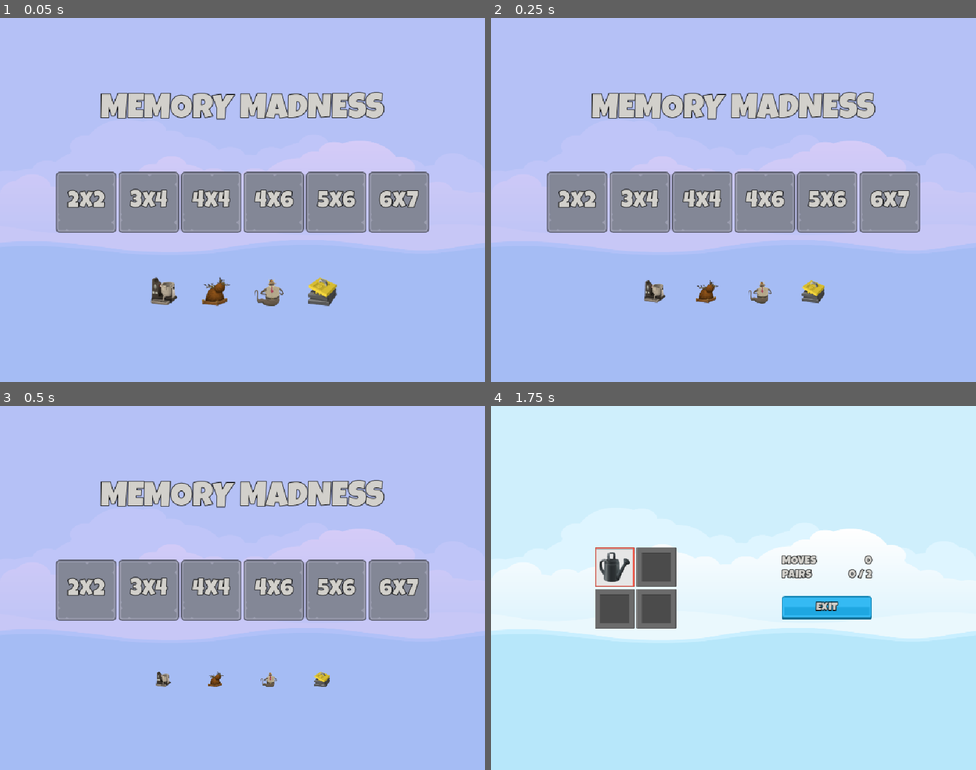
Above: before the commit, frames 1-4 (two rows, left to right).
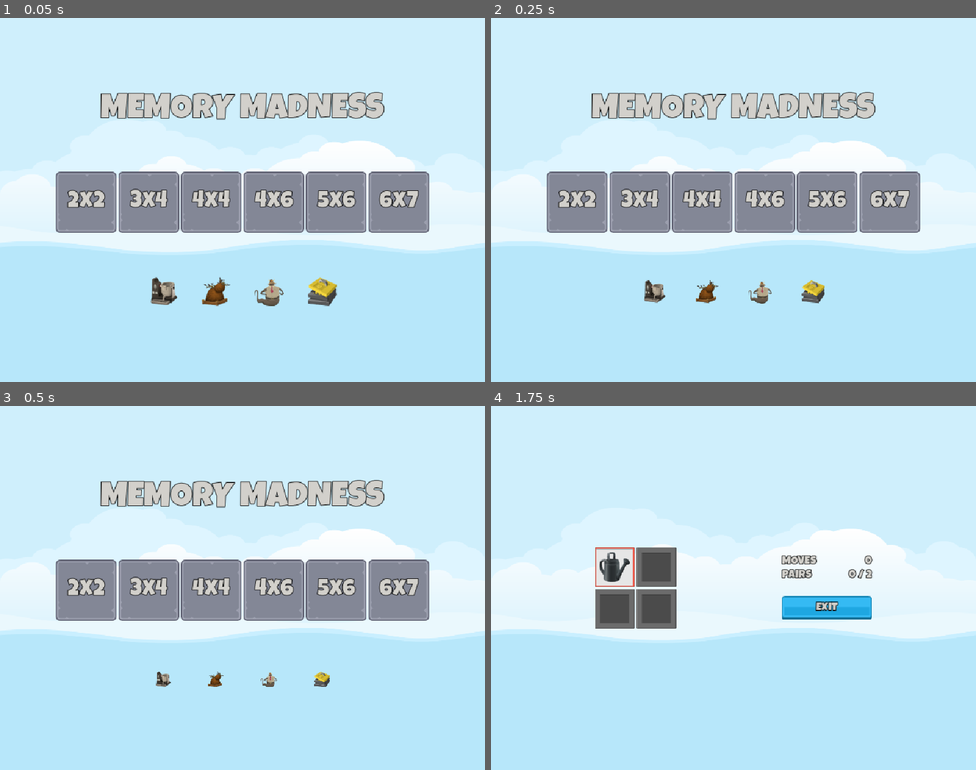
Above: after the commit, the same moments.

Repository: LHO-Developments/Godot-Projects
Game: Godot game, scene res://Scenes/Master/Master.tscn
The game is run twice, just before and just after one commit, with the same random seed, the same clock (stepped at 60 frames per second) and the same inputs.
Inputs (mouse positions are in pixels of both pictures, inside the frame that each line leads up to):
- Up to frame 1 (0.05 s): no input
- Up to frame 2 (0.25 s): no input
- Up to frame 3 (0.5 s): no input
- Up to frame 4 (1.75 s): click "2x2" at 0.5 s; click (612, 566) at 1.25 s

The runs differ from the first frame. In frame 1, 83% of the frame differs, in the area x 0-100%, y 0-100%; in frame 2, 83%; in frame 3, 84%; in frame 4, nothing differs.

Commit message:
Add sound to game

Diff:
--- a/Memory Madness/memory-madness/Scenes/Main/Main.tscn
+++ b/Memory Madness/memory-madness/Scenes/Main/Main.tscn
@@ -47,6 +47,7 @@
 grow_vertical = 2
 
 [node name="ColorRect" type="ColorRect" parent="." unique_id=683908365]
+visible = false
 layout_mode = 1
 anchors_preset = 15
 anchor_right = 1.0
--- a/Memory Madness/memory-madness/Scenes/Master/Master.tscn
+++ b/Memory Madness/memory-madness/Scenes/Master/Master.tscn
@@ -4,6 +4,7 @@
 [ext_resource type="Texture2D" uid="uid://dhg5hikctmh0" path="res://Assets/images/backgroundEmpty.png" id="1_h6g34"]
 [ext_resource type="PackedScene" uid="uid://c4fyfnu4l4ki7" path="res://Scenes/Main/Main.tscn" id="2_o4rt4"]
 [ext_resource type="PackedScene" uid="uid://5rq82ik7i04h" path="res://Scenes/Game/Game.tscn" id="3_7tgqy"]
+[ext_resource type="PackedScene" uid="uid://imax01utga4i" path="res://Scenes/SoundController/SoundController.tscn" id="5_qemos"]
 
 [node name="Master" type="Control" unique_id=687834031]
 layout_mode = 3
@@ -30,3 +31,5 @@
 [node name="Game" parent="." unique_id=1934863686 instance=ExtResource("3_7tgqy")]
 visible = false
 layout_mode = 1
+
+[node name="SoundController" parent="." unique_id=2017003358 instance=ExtResource("5_qemos")]
--- a/Memory Madness/memory-madness/Scenes/Scorer/Scorer.gd
+++ b/Memory Madness/memory-madness/Scenes/Scorer/Scorer.gd
@@ -7,6 +7,7 @@
 var _pairs_made: int = 0;
 var _target_pairs: int = 99;
 var _moves_made: int = 0;
+@onready var pair_sound: AudioStreamPlayer = $PairSound
 
 # Called when the node enters the scene tree for the first time.
 func _ready() -> void:
@@ -33,6 +34,7 @@
 		_selected_tiles[0].kill_on_pair();
 		_selected_tiles[1].kill_on_pair();
 		_pairs_made += 1;
+		pair_sound.play()
 
 
 func check_game_over() -> void:
--- a/Memory Madness/memory-madness/Scenes/Scorer/Scorer.tscn
+++ b/Memory Madness/memory-madness/Scenes/Scorer/Scorer.tscn
@@ -1,6 +1,7 @@
 [gd_scene format=3 uid="uid://bg7l7h8e24g3n"]
 
 [ext_resource type="Script" uid="uid://bfmqjidq13mx2" path="res://Scenes/Scorer/Scorer.gd" id="1_pmgxc"]
+[ext_resource type="AudioStream" uid="uid://c7f61jd06ha5c" path="res://Assets/sounds/sfx_sounds_fanfare3.wav" id="2_0k60u"]
 
 [node name="Scorer" type="Node" unique_id=1069322945]
 script = ExtResource("1_pmgxc")
@@ -8,4 +9,7 @@
 [node name="RevealTimer" type="Timer" parent="." unique_id=558045055]
 wait_time = 2.0
 
+[node name="PairSound" type="AudioStreamPlayer" parent="." unique_id=1034485679]
+stream = ExtResource("2_0k60u")
+
 [connection signal="timeout" from="RevealTimer" to="." method="_on_reveal_timer_timeout"]
--- /dev/null
+++ b/Memory Madness/memory-madness/Scenes/SoundController/SoundController.gd
@@ -0,0 +1,39 @@
+extends Node
+
+@export var main_menu_music: AudioStream;
+@export var game_music: AudioStream;
+@export var click_music: AudioStream;
+@export var title_music: AudioStream;
+@export var game_over_music: AudioStream;
+
+@onready var music: AudioStreamPlayer = $Music
+@onready var effects: AudioStreamPlayer = $Effects
+
+# Called when the node enters the scene tree for the first time.
+func _ready() -> void:
+	SignalHub.on_level_selected.connect(on_level_selected);
+	SignalHub.on_tile_selected.connect(on_title_selected);
+	SignalHub.on_game_over.connect(on_game_over);
+	SignalHub.on_game_exit_pressed.connect(on_game_exit_pressed);
+	on_game_exit_pressed()
+
+func play_music(stream: AudioStream) -> void:
+	music.stream = stream;
+	music.play();
+
+func play_effect(stream: AudioStream) -> void:
+	effects.stream = stream;
+	effects.play();
+
+func on_level_selected(_level: LevelSetting) -> void:
+	play_music(game_music);
+	play_effect(click_music)
+
+func on_title_selected(_title: MemoryTile) -> void:
+	play_music(title_music)
+
+func on_game_over(_moves_taken: int) -> void:
+	play_effect(game_over_music)
+
+func on_game_exit_pressed() -> void:
+	play_music(main_menu_music);
--- /dev/null
+++ b/Memory Madness/memory-madness/Scenes/SoundController/SoundController.tscn
@@ -0,0 +1,20 @@
+[gd_scene format=3 uid="uid://imax01utga4i"]
+
+[ext_resource type="Script" uid="uid://syqsrycgpetc" path="res://Scenes/SoundController/SoundController.gd" id="1_i6akb"]
+[ext_resource type="AudioStream" uid="uid://bayodqx3jpdhp" path="res://Assets/sounds/bgm_action_3.mp3" id="2_c34ci"]
+[ext_resource type="AudioStream" uid="uid://b0c31edxda2mc" path="res://Assets/sounds/bgm_action_4.mp3" id="3_aodr5"]
+[ext_resource type="AudioStream" uid="uid://dgipa853o3aog" path="res://Assets/sounds/sfx_sounds_impact1.wav" id="4_tb68k"]
+[ext_resource type="AudioStream" uid="uid://cuufe6urwkkkb" path="res://Assets/sounds/sfx_sounds_impact7.wav" id="5_1fvd6"]
+[ext_resource type="AudioStream" uid="uid://cqtrx4t27hvvn" path="res://Assets/sounds/sfx_sounds_powerup12.wav" id="6_l656v"]
+
+[node name="SoundController" type="Node" unique_id=2017003358]
+script = ExtResource("1_i6akb")
+main_menu_music = ExtResource("2_c34ci")
+game_music = ExtResource("3_aodr5")
+click_music = ExtResource("4_tb68k")
+title_music = ExtResource("5_1fvd6")
+game_over_music = ExtResource("6_l656v")
+
+[node name="Music" type="AudioStreamPlayer" parent="." unique_id=1091935269]
+
+[node name="Effects" type="AudioStreamPlayer" parent="." unique_id=284153221]
Not shown, added: Memory Madness/memory-madness/Scenes/SoundController/SoundController.gd.uid
